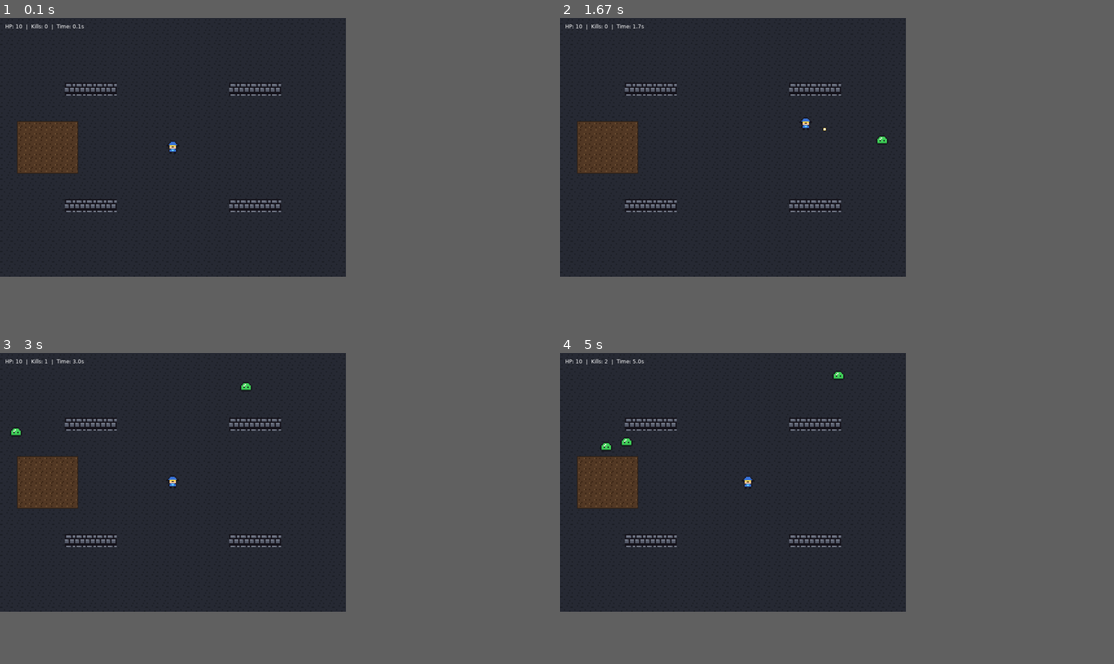
Above: before the commit, frames 1-4 (two rows, left to right).
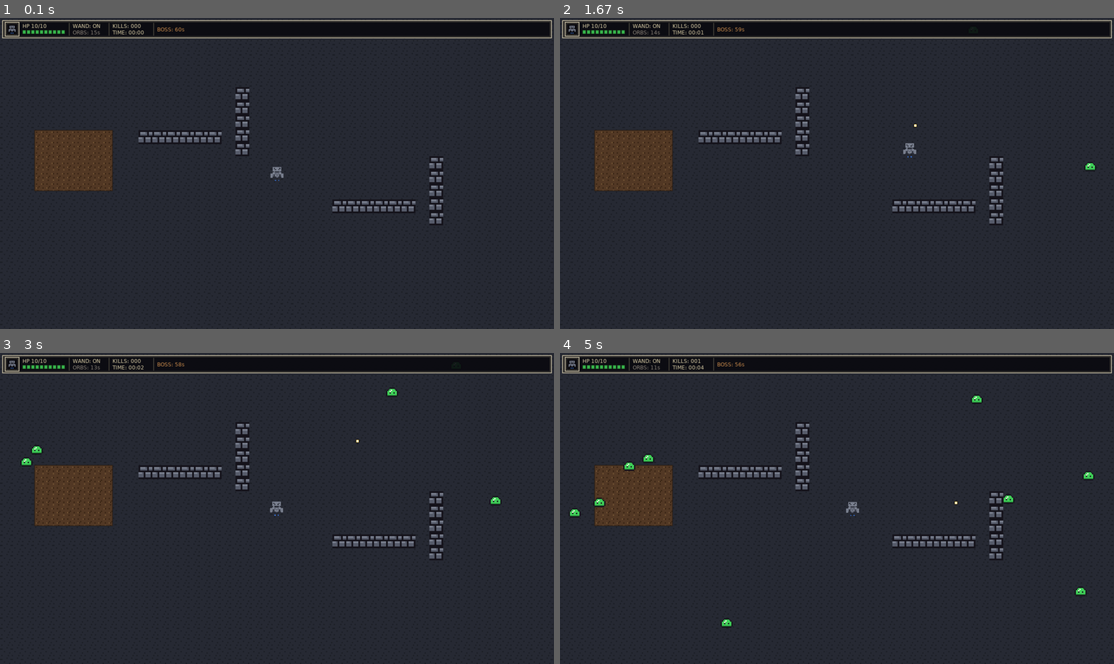
Above: after the commit, the same moments.

Repository: velhotolo/survivor
Game: LÖVE game, started from main.lua
Two runs of this game, one before a commit and one after it. Both use one fixed random seed, a clock stepped at 60 frames per second and the inputs below.
Inputs:
- Up to frame 1 (0.1 s): no input
- Up to frame 2 (1.67 s): hold Right 0.33-0.8 s; hold Up 0.83-1.13 s; hold Right 1.17-1.63 s
- Up to frame 3 (3 s): hold Left 1.67-2.2 s; hold Down 2.23-2.53 s; hold Left 2.57-2.97 s
- Up to frame 4 (5 s): hold Up 3-3.37 s; hold Right 3.4-4.03 s; hold Down 4.07-4.43 s; hold Left 4.47-4.93 s; hold Right from 4.97 s (still down)
In our replay, the window is 562x421 before the commit and 900x506 after it. These sizes can differ from the game's own. Grey fills any space a smaller window leaves; there, only what the larger window draws over its background counts as a difference.

The runs differ from the first frame. In frame 1, 10% of the frame differs, in the area x 0-100%, y 0-67%; in frame 2, 10%; in frame 3, 10%; in frame 4, 11%, in the area x 0-100%, y 0-89%.

Commit message:
Finished! Learn a lot; I need o study more math. Done in the Old Fool's IDE.

Diff:
--- a/main.lua
+++ b/main.lua
@@ -4,10 +4,10 @@
 -- GENERAL CONFIGURATION
 -- =========================================================================
 
-local WIDTH, HEIGHT = 800, 600
-local CHANGE_ENEMY_TIME = 40
-local TIME_WEAPON2 = 20
-local TIME_BOSS = 80
+local WIDTH, HEIGHT = 1280, 720
+local CHANGE_ENEMY_TIME = 30
+local TIME_WEAPON2 = 15
+local TIME_BOSS = 60
 
 -- =========================================================================
 -- GAME STATE
@@ -92,7 +92,7 @@
 -- Resets all game variables to start or restart a run
 local function startGame()
     hero = {
-        x = 400, y = 300, r = 14, spd = 180, life = 10, invul = 0,
+        x = WIDTH / 2, y = HEIGHT / 2, r = 14, spd = 180, life = 10, invul = 0,
         weapons = {
             wand = { recharge = 0.5, timer = 0, damage = 1, shootSpd = 400 },
             orb  = { qty = 2, angle = 0, radius = 60, rotSpd = 3, size = 10, damage = 1 },
@@ -100,12 +100,12 @@
     }
     enemies, projectiles, bulletsBoss = {}, {}, {}
     walls = {
-        { x = 150, y = 150, w = 120, h = 30 },
-        { x = 530, y = 150, w = 120, h = 30 },
-        { x = 150, y = 420, w = 120, h = 30 },
-        { x = 530, y = 420, w = 120, h = 30 },
-    }
-    mud = { x = 40, y = 240, w = 140, h = 120 }
+    { x = 320, y = 260, w = 192, h = 32 },
+    { x = 544, y = 160, w = 32,  h = 160 },
+    { x = 768, y = 420, w = 192, h = 32 },
+    { x = 992, y = 320, w = 32,  h = 160 },
+}
+mud = { x = 80, y = 260, w = 180, h = 140 }
     boss = nil
     time, timerSpawn, kills = 0, 1, 0
     bossShow = false
@@ -149,7 +149,7 @@
     timerSpawn = timerSpawn - dt
     if timerSpawn <= 0 then
         createEnemy()
-        timerSpawn = 0.8
+        timerSpawn = 0.4
     end
 end
 
@@ -245,6 +245,186 @@
     end
 end
 
+-- Moves the boss, fires radial bullet rings, and triggers victory on death
+local function updateBoss(dt)
+    local d = distance(boss.x, boss.y, hero.x, hero.y)
+    if d > 0 then
+        moveWithCollision(
+            boss,
+            (hero.x - boss.x) / d * boss.spd * dt,
+            (hero.y - boss.y) / d * boss.spd * dt
+        )
+    end
+    if d < boss.r + hero.r then hurtHero() end
+    if boss.invul > 0 then boss.invul = boss.invul - dt end
+
+    boss.timerShoot = boss.timerShoot - dt
+    if boss.timerShoot <= 0 then
+        for i = 1, 12 do
+            local a = (i / 12) * 2 * math.pi
+            table.insert(bulletsBoss, {
+                x = boss.x, y = boss.y, r = 6,
+                vx = math.cos(a) * 150,
+                vy = math.sin(a) * 150,
+            })
+        end
+        boss.timerShoot = 2
+    end
+
+    if boss.life <= 0 then
+        boss = nil
+        state = "victory"
+    end
+end
+
+-- Moves boss bullets and removes them on hero hit, wall collision, or leaving the screen
+local function updateBossBullets(dt)
+    for i = #bulletsBoss, 1, -1 do
+        local b = bulletsBoss[i]
+        b.x, b.y = b.x + b.vx * dt, b.y + b.vy * dt
+
+        local hit = distance(b.x, b.y, hero.x, hero.y) < b.r + hero.r
+        if hit then hurtHero() end
+
+        local out = b.x < 0 or b.x > WIDTH or b.y < 0 or b.y > HEIGHT
+        if hit or out or hitWalls(b.x, b.y, b.r) then
+            table.remove(bulletsBoss, i)
+        end
+    end
+end
+
+-- Removes dead enemies and increments the kill counter
+local function clearDead()
+    for i = #enemies, 1, -1 do
+        if enemies[i].life <= 0 then
+            table.remove(enemies, i)
+            kills = kills + 1
+        end
+    end
+end
+
+-- =========================================================================
+-- WIZARDRY-STYLE HUD
+-- =========================================================================
+
+-- Draws a classic double-bordered RPG panel
+local function drawWizardryBox(x, y, w, h)
+    love.graphics.setColor(0.04, 0.04, 0.06, 0.92)
+    love.graphics.rectangle("fill", x, y, w, h)
+
+    love.graphics.setColor(0.75, 0.72, 0.62) -- Outer aged-bone border
+    love.graphics.setLineWidth(2)
+    love.graphics.rectangle("line", x, y, w, h)
+
+    love.graphics.setColor(0.35, 0.33, 0.28) -- Inner subtle border
+    love.graphics.setLineWidth(1)
+    love.graphics.rectangle("line", x + 3, y + 3, w - 6, h - 6)
+end
+
+-- Draws the compact retro dungeon-crawler HUD
+local function drawHUD()
+    local sw, sh = love.graphics.getWidth(), love.graphics.getHeight()
+    local hudH = 40
+    drawWizardryBox(6, 6, sw - 12, hudH)
+
+    -- Hero portrait frame
+    drawWizardryBox(12, 10, 32, 32)
+    love.graphics.setColor(1, 1, 1)
+    Sprites.draw("hero", 28, 26, 1.4, hero.invul > 0)
+
+    -- HP label and segmented retro bar
+    local maxHP = 10
+    love.graphics.setColor(0.85, 0.80, 0.65)
+    love.graphics.print(string.format("HP %02d/%02d", math.max(0, hero.life), maxHP), 52, 11)
+
+    for i = 1, maxHP do
+        local bx = 52 + (i - 1) * 10
+        local by = 28
+        if i <= hero.life then
+            if hero.life <= 3 then
+                love.graphics.setColor(0.85, 0.18, 0.18)
+            else
+                love.graphics.setColor(0.22, 0.72, 0.30)
+            end
+        else
+            love.graphics.setColor(0.18, 0.16, 0.16)
+        end
+        love.graphics.rectangle("fill", bx, by, 8, 9)
+        love.graphics.setColor(0.05, 0.05, 0.05)
+        love.graphics.rectangle("line", bx, by, 8, 9)
+    end
+
+    -- Vertical divider 1
+    love.graphics.setColor(0.35, 0.33, 0.28)
+    love.graphics.line(160, 12, 160, 40)
+
+    -- Arsenal status
+    love.graphics.setColor(0.85, 0.80, 0.65)
+    love.graphics.print("WAND: ON", 168, 11)
+    if time >= TIME_WEAPON2 then
+        love.graphics.setColor(0.45, 0.80, 1.0)
+        love.graphics.print("ORBS: ON", 168, 26)
+    else
+        love.graphics.setColor(0.55, 0.52, 0.48)
+        love.graphics.print(string.format("ORBS: %02ds", math.ceil(TIME_WEAPON2 - time)), 168, 26)
+    end
+
+    -- Vertical divider 2
+    love.graphics.setColor(0.35, 0.33, 0.28)
+    love.graphics.line(252, 12, 252, 40)
+
+    -- Kills and timer
+    local mins = math.floor(time / 60)
+    local secs = math.floor(time % 60)
+    love.graphics.setColor(0.85, 0.80, 0.65)
+    love.graphics.print(string.format("KILLS: %03d", kills), 260, 11)
+    love.graphics.print(string.format("TIME: %02d:%02d", mins, secs), 260, 26)
+
+    -- Vertical divider 3
+    love.graphics.setColor(0.35, 0.33, 0.28)
+    love.graphics.line(355, 12, 355, 40)
+
+    -- Boss countdown
+    if boss then
+        love.graphics.setColor(0.95, 0.25, 0.25)
+        love.graphics.print("BOSS: LIVE!", 363, 19)
+    else
+        local toBoss = math.max(0, math.ceil(TIME_BOSS - time))
+        love.graphics.setColor(0.80, 0.55, 0.30)
+        love.graphics.print(string.format("BOSS: %02ds", toBoss), 363, 19)
+    end
+
+    -- Bottom Boss HP bar (only appears when boss spawns)
+    if boss then
+        local bw = math.min(340, sw - 40)
+        local bx = (sw - bw) / 2
+        drawWizardryBox(bx, sh - 36, bw, 28)
+        local ratio = math.max(0, boss.life / boss.maxLife)
+        love.graphics.setColor(0.65, 0.10, 0.12)
+        love.graphics.rectangle("fill", bx + 6, sh - 30, (bw - 12) * ratio, 16)
+        love.graphics.setColor(1, 0.95, 0.85)
+        love.graphics.printf(string.format("OVERLORD %d/%d", math.max(0, boss.life), boss.maxLife), bx, sh - 28, bw, "center")
+    end
+
+    -- Victory / Defeat overlay
+    if state ~= "playing" then
+        local bw, bh = 300, 90
+        local bx, by = (sw - bw) / 2, (sh - bh) / 2
+        drawWizardryBox(bx, by, bw, bh)
+        if state == "victory" then
+            love.graphics.setColor(0.35, 0.90, 0.45)
+            love.graphics.printf("VICTORY! OVERLORD SLAIN", bx, by + 22, bw, "center")
+        else
+            love.graphics.setColor(0.95, 0.25, 0.25)
+            love.graphics.printf("DEFEAT! YOU PERISHED", bx, by + 22, bw, "center")
+        end
+        love.graphics.setColor(0.85, 0.80, 0.65)
+        love.graphics.printf("Press R to restart", bx, by + 52, bw, "center")
+    end
+
+    love.graphics.setColor(1, 1, 1)
+end
+
 -- =========================================================================
 -- LOVE2D CALLBACKS (TEST LOOP, SPRITES CREATED IN THE CODEPIXELCREATOR)
 -- =========================================================================
@@ -256,7 +436,7 @@
     startGame()
 end
 
--- Updates game timer, entities, and removes dead enemies
+-- Updates game timer, entities, boss, and win/loss conditions
 function love.update(dt)
     if state ~= "playing" then return end
 
@@ -266,32 +446,35 @@
     updateEnemies(dt)
     updateWeapons(dt)
     updateProjectiles(dt)
-
-    -- Remove enemies with 0 or less life
-    for i = #enemies, 1, -1 do
-        if enemies[i].life <= 0 then
-            table.remove(enemies, i)
-            kills = kills + 1
-        end
-    end
-end
-
--- Draws the arena, sprites, and basic test HUD
+    if boss then updateBoss(dt) end
+    updateBossBullets(dt)
+    clearDead()
+
+    if hero.life <= 0 then state = "defeat" end
+end
+
+-- Draws the arena, sprites, projectiles, and Wizardry-style HUD
 function love.draw()
     love.graphics.clear(0.09, 0.10, 0.13)
 
-   -- Dungeon floor background
-Sprites.drawTiled("floor", 0, 0, WIDTH, HEIGHT, 3)
-
--- Mud area with dark border
-Sprites.drawTiled("mud", mud.x, mud.y, mud.w, mud.h, 3)
-love.graphics.setColor(0.14, 0.09, 0.05)
-love.graphics.rectangle("line", mud.x, mud.y, mud.w, mud.h)
-
--- Brick walls
-for _, p in ipairs(walls) do
-    Sprites.drawTiled("wall", p.x, p.y, p.w, p.h, 3)
-end
+    -- Dungeon floor background
+    Sprites.drawTiled("floor", 0, 0, WIDTH, HEIGHT, 3)
+
+    -- Mud area with dark border
+    Sprites.drawTiled("mud", mud.x, mud.y, mud.w, mud.h, 3)
+    love.graphics.setColor(0.14, 0.09, 0.05)
+    love.graphics.rectangle("line", mud.x, mud.y, mud.w, mud.h)
+
+    -- Brick walls
+    love.graphics.setColor(1, 1, 1)
+    for _, wall in ipairs(walls) do
+        for wx = wall.x, wall.x + wall.w - 32, 32 do
+            for wy = wall.y, wall.y + wall.h - 32, 32 do
+                Sprites.draw("wall", wx + 16, wy + 16, 4)
+            end
+        end
+    end
+
     -- Hero (flashes when invulnerable)
     local flash = hero.invul > 0 and (math.floor(hero.invul * 15) % 2 == 0)
     Sprites.draw("hero", hero.x, hero.y, 2.5, flash)
@@ -315,12 +498,24 @@
         Sprites.draw("boss", boss.x, boss.y, 5.5, boss.invul > 0)
     end
 
-    -- Projectiles
+    -- Hero projectiles
     for _, p in ipairs(projectiles) do
         Sprites.draw("bullet", p.x, p.y, 2)
     end
 
-    -- Simple test HUD
+    -- Boss projectiles
+    for _, b in ipairs(bulletsBoss) do
+        love.graphics.setColor(0.95, 0.25, 0.25)
+        love.graphics.circle("fill", b.x, b.y, b.r)
+    end
     love.graphics.setColor(1, 1, 1)
-    love.graphics.print(string.format("HP: %d  |  Kills: %d  |  Time: %.1fs", hero.life, kills, time), 12, 12)
-end
+
+    -- Wizardry-style HUD
+    drawHUD()
+end
+
+-- Handles global shortcuts (quit and restart)
+function love.keypressed(key)
+    if key == "escape" then love.event.quit() end
+    if key == "r" and state ~= "playing" then startGame() end
+end
--- a/sprites.lua
+++ b/sprites.lua
@@ -28,20 +28,25 @@
 
 -- Pixel-art sprite and tile grids
 local RAW = {
-    hero = {
-        "....kkkk....",
-        "...kbbbbk...",
-        "..kbbbbbbk..",
-        ".kbbbbbbbbk.",
-        "kkkyyyyyykkk",
-        "..kppkkppk..",
-        "..kppppppk..",
-        "...kbbbbk...",
-        "..kbbccbbk..",
-        "..kbbbbbbk..",
-        "...kk..kk...",
-        "...kk..kk...",
-    },
+  hero = {
+    "....KKKKKKKK....",
+    "...KRRRRRRRRK...",
+    "...KSSSSSSSSK...",
+    "...KSKSSSSKSK...",
+    "...KSSKSSKSSK...",
+    "...KSSSSSSSSK...",
+    "....KSKKKKsK....",
+    "..KKSSssssSSKK..",
+    ".KSSSSsSSsSSSSK.",
+    ".KSSsKSssSKsSSK.",
+    ".KSSsKSSSSKsSSK.",
+    ".KSSK.KssK.KSSK.",
+    "..KK.KBBBBK.KK..",
+    ".....KBKKBK.....",
+    ".....Kb..bK.....",
+    "....KKK..KKK...."
+},
+
     slime = {
         "..........",
         "...kkkk...",
Binary file added: screenshots/1.png
Binary file added: screenshots/2.png
Binary file added: screenshots/3.png
Binary file added: screenshots/4.png
